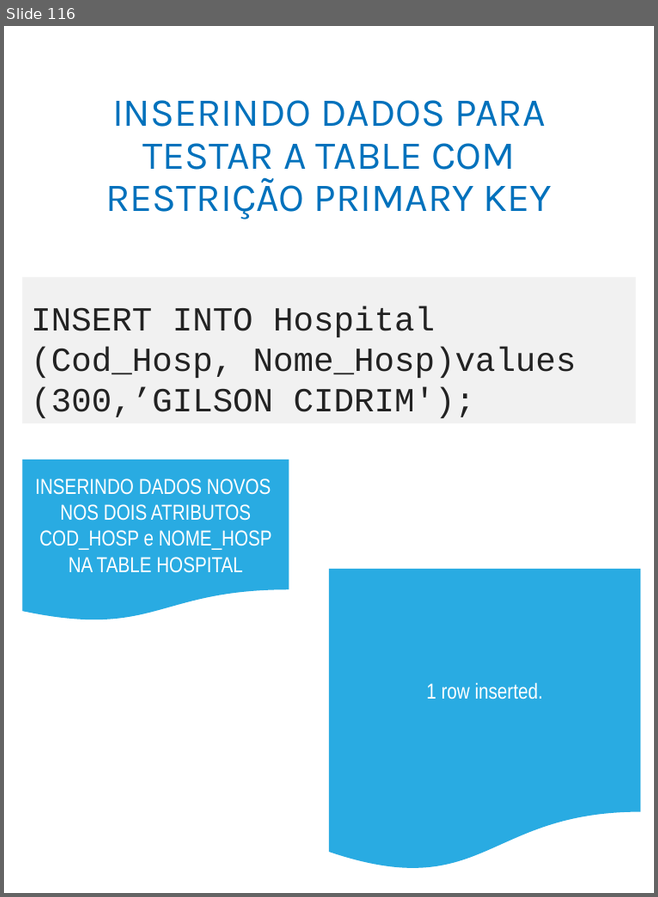
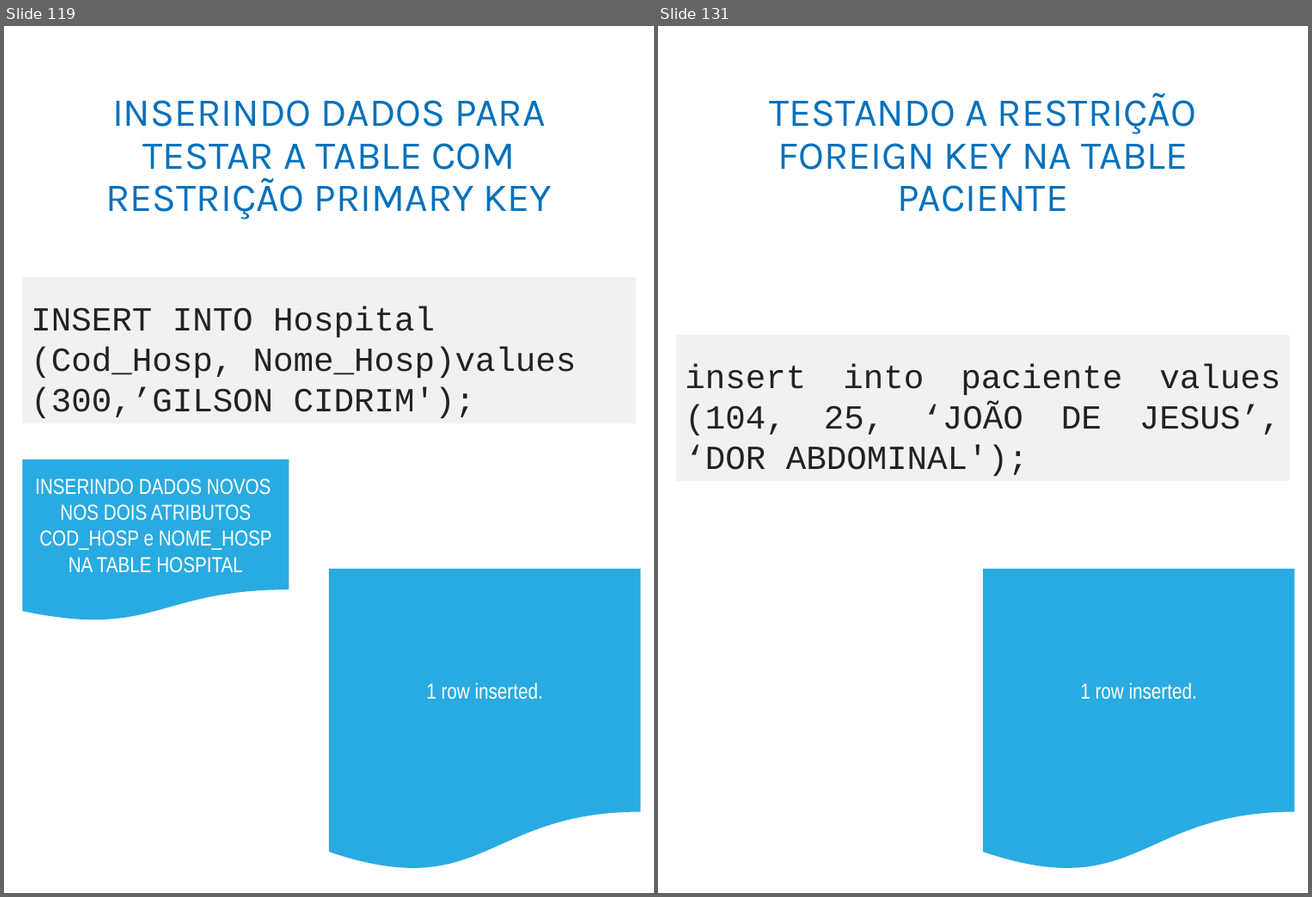
Before and after one commit to adilsonlopesoracle/BancodeDados_Olinda, a slide deck: BANCO DE DADOS_Atualizado.pptx. Shown side by side, each under a label of ours: slide 116 before the commit, slides 119 and 131 after it; the slides between them are not shown. The pictures are 658x897 and 1312x897 pixels, drawn with LibreOffice and Linux fonts; fonts in the diff are those of the drawing. Boxes give left, top, right and bottom in pixels: in the first picture for what was removed or moved away, otherwise in the second. Text is boxed around its words. In the diff, an @@ line names an element or a change of style, - is before the commit and + after.

```diff
--- a/BANCO DE DADOS_Atualizado.pptx
+++ b/BANCO DE DADOS_Atualizado.pptx
@@ slide 131 added at [658, 26, 1308, 893], background #FFFFFF @@
@@ title added at [770, 92, 1196, 212], 33 pt, text #0071BC @@
+TESTANDO A RESTRIÇÃO FOREIGN KEY NA TABLE PACIENTE
@@ rectangle added at [676, 335, 1290, 481], fill #F1F1F1, 28 pt, text #222222 @@
+insert into paciente values (104, 25, ‘JOÃO DE JESUS’, ‘DOR ABDOMINAL');
@@ flow chart document added at [983, 569, 1295, 872], fill #29ABE2, 18 pt, text #FFFFFF @@
+1 row inserted.
@@ what was slide 116 is now slide 119 @@
```
Also in this commit, not shown: 2 slides changed, 27 other slides added.
